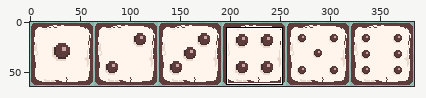
Two states of a sprite sheet, assets/dice_faces_wood.png. The first picture is a wide view before the edit; the outline marks the close-up.
Close-up. Before:
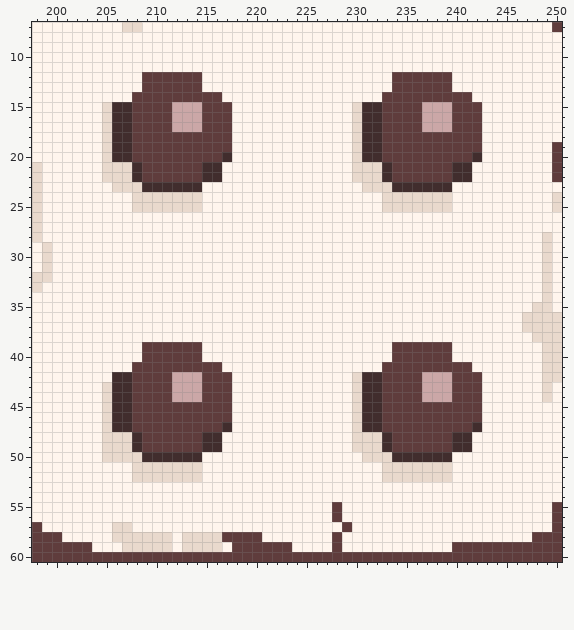
The file is 384x64 pixels. Shown: x 198..250, y 7..60. The commit also changed other parts of the picture, which this record leaves out.
After the commit:
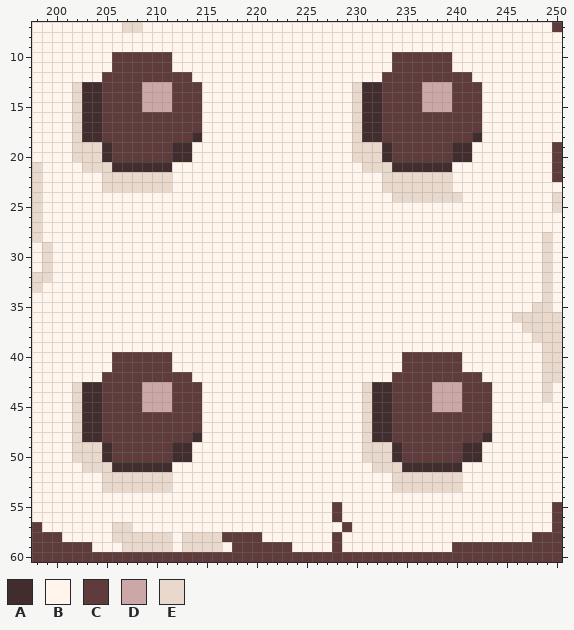
Palette (. is transparent): A #412d2d  B #fff5ed  C #5f3c3c  D #cba7a7  E #e9d9cd
The exact change:
Changed rows in their new state; - is an unchanged pixel.
first column x 202:
10 ----CCCCCC----------------------CCCCCC---
11 ----CCCCCC----------------------CCCCCC---
12 ---CCCC-----B------------------C------CC-
13 EAACCCCDDD------------------EAAC---DDDCCC
14 EAACCC-DDD---BB-------------EAA----DDD--C
15 EAACCC-DDDCCCBBB-------------------------
16 EAACCC----CCCBBB-------------------CCC---
17 EAACCC----CCCBBB-------------------CCC---
18 EAACCC------ABBB------------------------A
19 EEEACC----AABBBB-------------EEA------AAB
20 EEEACC----AABBBB-------------EEA------AAB
21 -EE-AA-AAABBBBB-------------B--EAAAAAABB-
22 ------EEEEBBBBB-------------BBBEEEEEEEBB-
23 ---E---EEEBBB----------------BB-EEEEEE---
24 ------BBBBBBB------------------B------E--
25 ------BBBBBBB------------------BBBBBBB---
first column x 202:
36 --------------------------------------------E
39 -------BBBBBB-------------------BBBBBB-------
40 ----CCC---BBB-------------------B-----C------
41 ----CC----BBBBB----------------BB------B-----
42 ---CCC----CCBBBB------------BBBB---CCC-------
43 EAACCC-DDDCCCBBB------------BE-A---C--D--C---
44 EAACCC-DDDCCCBBB------------BE-A---C--D--C---
45 EAACCC-DDD---BBB------------BE-A----DDD--C---
46 EAACCC-------BBB------------BE-A---------C---
47 EAACCC-------BBB------------BE-A--------CC---
48 EAACCCC-----ABB-------------B-A-------CCCA---
49 EEEACCC---AABBB-------------B--EA-----C-A----
50 EEEACCCCCC--B--------------------CCCCCCAA----
51 -EEEAAAAAABBB-----------------E--AAAAAA------
52 ---EEE----BBB------------------B------E------
53 ---EEEEEEE----------------------EEEEEEE------
Changed places in both close-ups, as pixel boxes (x1, y1, x2, y2):
changed: (72, 52, 232, 212)
changed: (352, 52, 482, 212)
changed: (512, 312, 522, 322)
changed: (72, 342, 232, 492)
changed: (352, 342, 492, 492)
